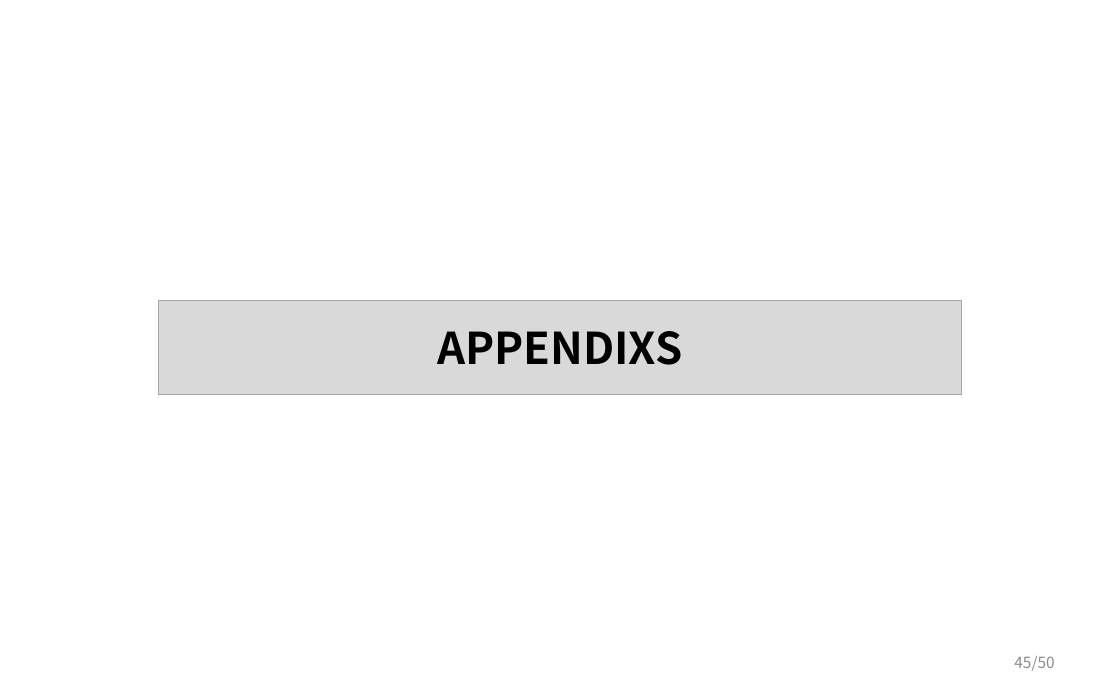
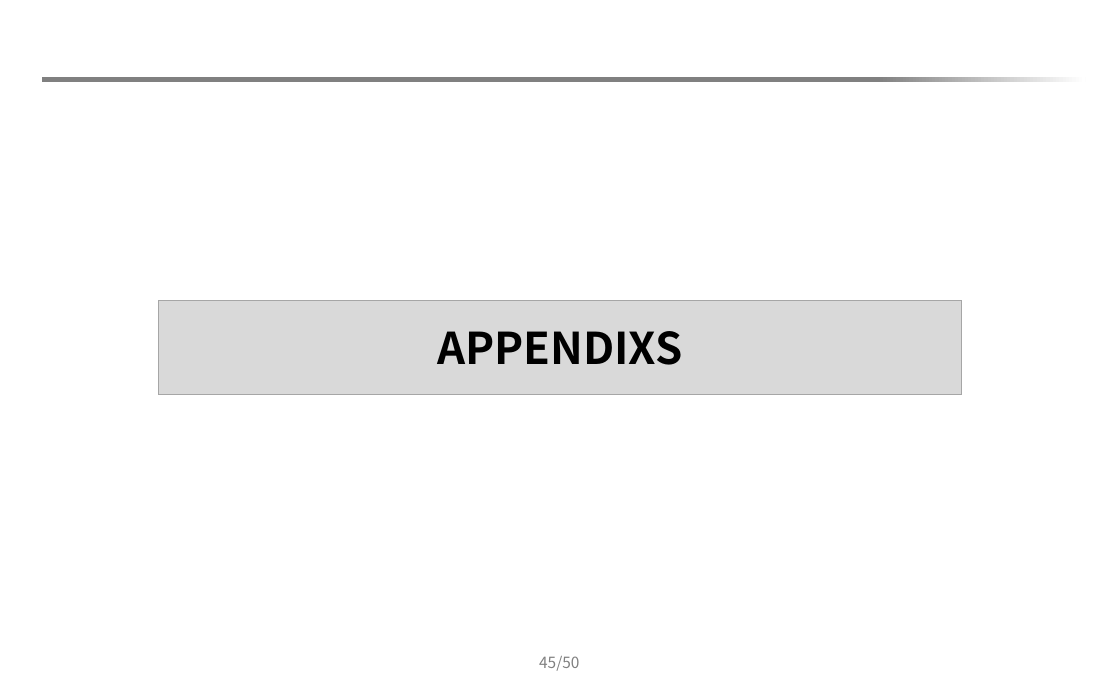
Before and after one commit to Youngsoo/iot-platform, a slide deck: slide 45 of Final_presentation_team5_v0.5.pptx. Drawn at 1120x695 pixels with LibreOffice and Linux fonts; fonts in the diff are those of the drawing. Boxes give left, top, right and bottom in pixels: in the first picture for what was removed or moved away, otherwise in the second. Text is boxed around its words. In the diff, an @@ line names an element or a change of style, - is before the commit and + after.

```diff
--- a/Final_presentation_team5_v0.5.pptx
+++ b/Final_presentation_team5_v0.5.pptx
@@ rectangle added at (x1=42, y1=27, x2=1093, y2=78), fill #FFFFFF @@
@@ rectangle added at (x1=42, y1=78, x2=1086, y2=83), fill gradient #808080 to #FFFFFF @@
@@ page number moved from (x1=1014, y1=656, x2=1054, y2=671) to (x1=539, y1=656, x2=579, y2=671) @@
@@ page number at (x1=539, y1=656, x2=579, y2=671): text colour #8C8C8C to #808080; alignment right to centre @@
```
Also in this commit, not shown: 58 other slides changed.
